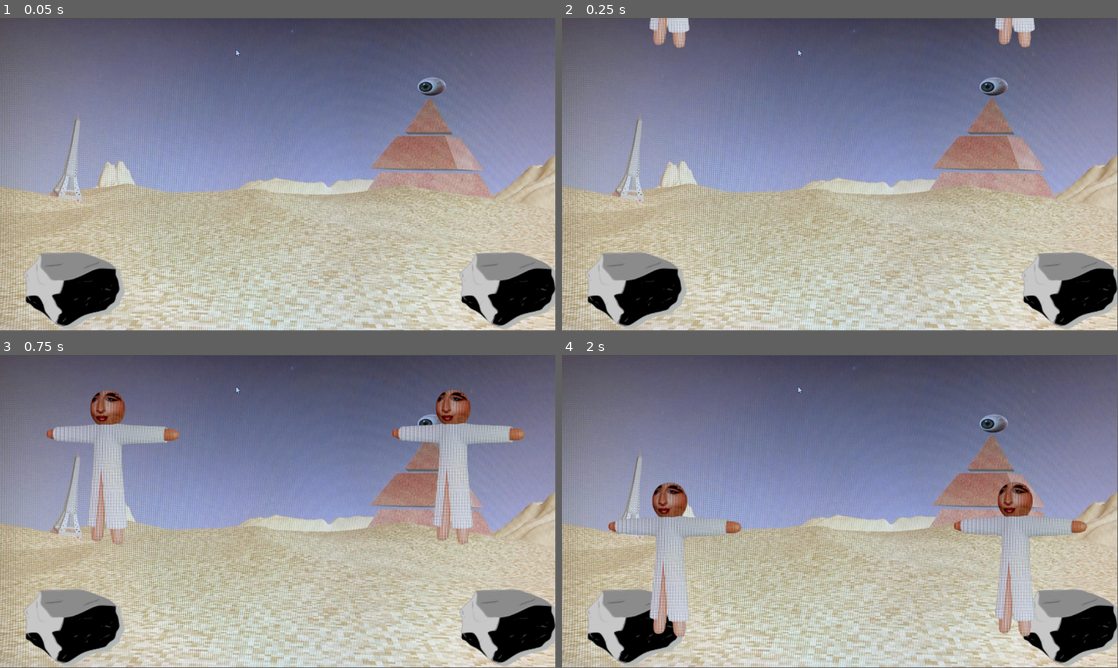
Above: before the commit, frames 1-4 (two rows, left to right).
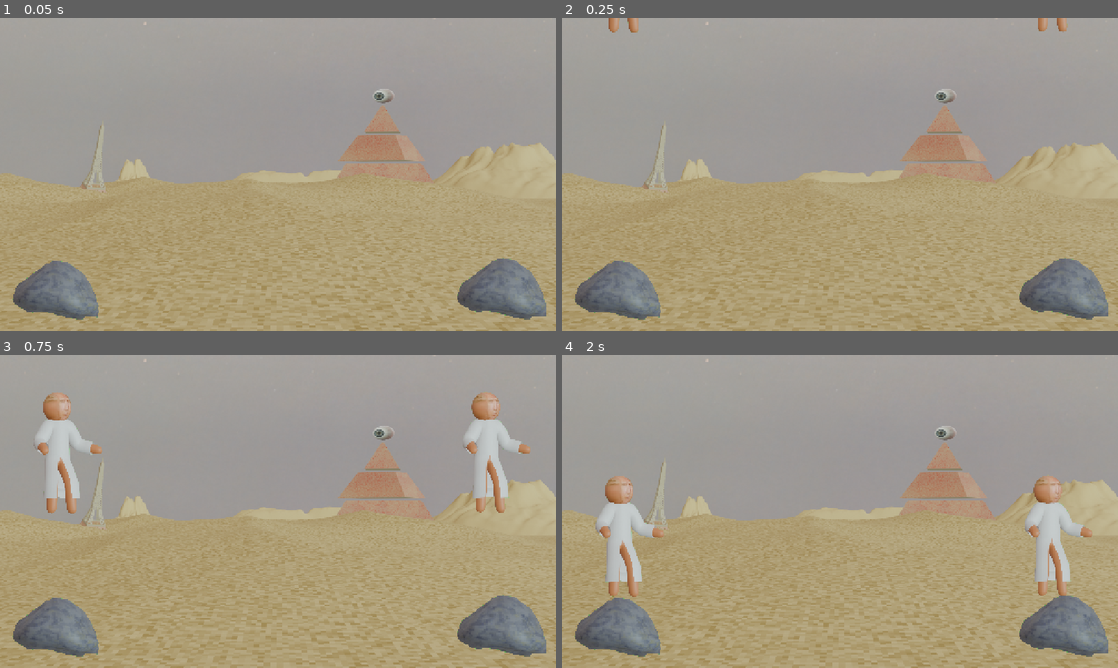
Above: after the commit, the same moments.

Repository: Anaforah/StickandStones
Game: Godot game, scene res://scenario.tscn
The game is run twice, just before and just after one commit, with the same random seed, the same clock (stepped at 60 frames per second) and the same inputs.
Inputs (mouse positions are in pixels of both pictures, inside the frame that each line leads up to):
- Up to frame 1 (0.05 s): no input
- Up to frame 2 (0.25 s): no input
- Up to frame 3 (0.75 s): move the mouse to (400, 495) at 0.52 s; click (400, 495) at 0.67 s
- Up to frame 4 (2 s): drag from (728, 527) to (812, 574) at 1.27 s
In our replay, the window is 799x449 before the commit and 800x450 after it. These sizes can differ from the game's own. Grey fills any space a smaller window leaves; there, only what the larger window draws over its background counts as a difference.

The runs differ from the first frame. In frame 1, 92% of the frame differs, in the area x 0-100%, y 0-100%; in frame 2, 92%; in frame 3, 92%; in frame 4, 92%.

Commit message:
Add Sounds and Ajust Canva Size

Diff:
--- a/object_rock.gd
+++ b/object_rock.gd
@@ -2,13 +2,20 @@
 
 @onready var sprite_left: Sprite2D = $rock
 @onready var sprite_right: Sprite2D = $roleta
+@onready var switch_sound: AudioStreamPlayer2D = $switch_sound
 
 var dragging := false
-var switched := false  # controla se a troca já aconteceu
-var side := ""        # lado inicial do sprite: "left" ou "right"
+var switched := false
+var side := ""
+
+var achievement_sounds: Array[AudioStream] = []
+
 
 func _ready():
-	# Detecta automaticamente em qual lado o sprite_left está
+	# Carrega todos os sons da pasta achievement
+	_load_achievement_sounds()
+
+	# Detecta automaticamente o lado inicial do sprite_left
 	var screen_width = get_viewport_rect().size.x
 	if sprite_left.global_position.x < screen_width / 2:
 		side = "left"
@@ -17,6 +24,19 @@
 
 	sprite_left.visible = true
 	sprite_right.visible = false
+
+
+func _load_achievement_sounds():
+	var dir := DirAccess.open("res://Sons/Achievement")
+	if dir:
+		for file_name in dir.get_files():
+			if file_name.ends_with(".wav") or file_name.ends_with(".ogg") or file_name.ends_with(".mp3"):
+				var sound: AudioStream = load("res://Sons/Achievement/" + file_name)
+				if sound:
+					achievement_sounds.append(sound)
+	else:
+		push_error("⚠ ERRO: Pasta res://Sons/Achievement/ não encontrada!")
+
 
 func _input(event):
 	if event is InputEventMouseButton and event.button_index == MOUSE_BUTTON_LEFT:
@@ -27,22 +47,26 @@
 		else:
 			dragging = false
 
-func _process(delta):
+
+func _process(_delta):
 	if dragging:
 		var mouse_pos = get_global_mouse_position()
 
 		if not switched:
-			# Arrasta o sprite visível normalmente
-			sprite_left.global_position = mouse_pos if sprite_left.visible else sprite_right.global_position
+			# Movimento normal antes da troca
+			if sprite_left.visible:
+				sprite_left.global_position = mouse_pos
+			else:
+				sprite_right.global_position = mouse_pos
+
 			_check_switch(mouse_pos)
 		else:
-			# Depois de trocar, limita o movimento ao lado correspondente
+			# Depois da troca: bloquear movimento do outro lado
 			var screen_width = get_viewport_rect().size.x
+
 			if side == "left":
-				# Sprite inicial à esquerda: depois de troca, travado no lado direito
 				mouse_pos.x = max(screen_width / 2, mouse_pos.x)
 			else:
-				# Sprite inicial à direita: depois de troca, travado no lado esquerdo
 				mouse_pos.x = min(screen_width / 2, mouse_pos.x)
 
 			if sprite_right.visible:
@@ -50,8 +74,12 @@
 			else:
 				sprite_left.global_position = mouse_pos
 
+
 func _check_switch(mouse_pos: Vector2) -> void:
 	var screen_width = get_viewport_rect().size.x
+
+	if switched:
+		return  # nunca troca duas vezes
 
 	if sprite_left.visible:
 		if side == "left" and mouse_pos.x >= screen_width / 2:
@@ -59,16 +87,22 @@
 		elif side == "right" and mouse_pos.x <= screen_width / 2:
 			_do_switch()
 
+
 func _do_switch() -> void:
 	var current_pos = (sprite_left if sprite_left.visible else sprite_right).global_position
 
 	sprite_left.visible = not sprite_left.visible
 	sprite_right.visible = not sprite_right.visible
 
-	# Mantém posição do novo sprite
 	if sprite_left.visible:
 		sprite_left.global_position = current_pos
 	else:
 		sprite_right.global_position = current_pos
 
 	switched = true
+
+	# 🔊 SOM RANDOM
+	if achievement_sounds.size() > 0:
+		var random_sound = achievement_sounds[randi() % achievement_sounds.size()]
+		switch_sound.stream = random_sound
+		switch_sound.play()
--- a/project.godot
+++ b/project.godot
@@ -14,3 +14,15 @@
 run/main_scene="uid://bh1uemrm3v7ww"
 config/features=PackedStringArray("4.5", "Forward Plus")
 config/icon="res://icon.svg"
+
+[display]
+
+window/size/viewport_width=1280
+window/size/viewport_height=720
+window/size/borderless=true
+window/stretch/mode="canvas_items"
+
+[rendering]
+
+renderer/rendering_method="gl_compatibility"
+renderer/rendering_method.mobile="gl_compatibility"
--- a/scenario.tscn
+++ b/scenario.tscn
@@ -1,11 +1,12 @@
-[gd_scene load_steps=10 format=3 uid="uid://bh1uemrm3v7ww"]
+[gd_scene load_steps=11 format=3 uid="uid://bh1uemrm3v7ww"]
 
-[ext_resource type="Texture2D" uid="uid://dximoscim5bcn" path="res://scenario.png" id="1_0p530"]
+[ext_resource type="Texture2D" uid="uid://dngsog1h56ch" path="res://Imagens/cenario1.png" id="1_fklsw"]
 [ext_resource type="Script" uid="uid://cdfuhp3gphh4" path="res://character_body_2d.gd" id="2_bmpdm"]
-[ext_resource type="Texture2D" uid="uid://covev3p733w7v" path="res://character.svg" id="2_cwpiv"]
-[ext_resource type="Texture2D" uid="uid://dkwm7qak03d36" path="res://pedra.svg" id="4_fklsw"]
+[ext_resource type="Texture2D" uid="uid://bwymi5bom7h4f" path="res://Imagens/Man.png" id="3_6dm4g"]
 [ext_resource type="Script" uid="uid://b0seb2crr1kbp" path="res://object_rock.gd" id="4_s7a3y"]
+[ext_resource type="Texture2D" uid="uid://b0pb22j7fnebo" path="res://Imagens/Pedra.png" id="5_a05x2"]
 [ext_resource type="Texture2D" uid="uid://owfgknt37pou" path="res://roleta.png" id="6_a05x2"]
+[ext_resource type="AudioStream" uid="uid://c0ep3quuqvos4" path="res://Sons/BackgroundMusic/classical-piano-waltz-350054.mp3" id="7_6dm4g"]
 
 [sub_resource type="Animation" id="Animation_p3jsh"]
 length = 0.001
@@ -68,9 +69,9 @@
 metadata/_edit_horizontal_guides_ = [-41.0]
 
 [node name="Scenario" type="Sprite2D" parent="."]
-position = Vector2(197.54022, 112.06598)
-scale = Vector2(0.22626628, 0.22545597)
-texture = ExtResource("1_0p530")
+position = Vector2(213.85606, 120.25)
+scale = Vector2(0.22379528, 0.22299385)
+texture = ExtResource("1_fklsw")
 
 [node name="AnimationPlayer" type="AnimationPlayer" parent="."]
 
@@ -79,9 +80,9 @@
 script = ExtResource("2_bmpdm")
 
 [node name="Sprite2D" type="Sprite2D" parent="AnimationPlayer/CharacterBody2D"]
-position = Vector2(227, 120)
-scale = Vector2(0.768, 0.818)
-texture = ExtResource("2_cwpiv")
+position = Vector2(139.75, 106)
+scale = Vector2(0.2812334, 0.29954287)
+texture = ExtResource("3_6dm4g")
 
 [node name="CollisionShape2D" type="CollisionShape2D" parent="AnimationPlayer/CharacterBody2D"]
 
@@ -98,9 +99,9 @@
 script = ExtResource("2_bmpdm")
 
 [node name="Sprite2D" type="Sprite2D" parent="AnimationPlayer2/CharacterBody2D"]
-position = Vector2(943.75, 119)
-scale = Vector2(0.768, 0.818)
-texture = ExtResource("2_cwpiv")
+position = Vector2(1126.75, 105)
+scale = Vector2(0.27950785, 0.29770496)
+texture = ExtResource("3_6dm4g")
 
 [node name="CollisionShape2D" type="CollisionShape2D" parent="AnimationPlayer2/CharacterBody2D"]
 
@@ -114,24 +115,35 @@
 script = ExtResource("4_s7a3y")
 
 [node name="rock" type="Sprite2D" parent="ObjectRock"]
-position = Vector2(48.999992, 187)
-scale = Vector2(0.5630081, 0.52798986)
-texture = ExtResource("4_fklsw")
+position = Vector2(42.333332, 208.66669)
+scale = Vector2(0.08331547, 0.07813338)
+texture = ExtResource("5_a05x2")
 
 [node name="roleta" type="Sprite2D" parent="ObjectRock"]
 position = Vector2(-42.33336, -57.333344)
 scale = Vector2(0.11588541, 0.11914064)
 texture = ExtResource("6_a05x2")
 
+[node name="switch_sound" type="AudioStreamPlayer2D" parent="ObjectRock"]
+volume_db = 10.097
+
 [node name="ObjectRock2" type="Node2D" parent="."]
 script = ExtResource("4_s7a3y")
 
 [node name="rock" type="Sprite2D" parent="ObjectRock2"]
-position = Vector2(350.33334, 187)
-scale = Vector2(0.5630081, 0.52798986)
-texture = ExtResource("4_fklsw")
+position = Vector2(384.6667, 207.66667)
+scale = Vector2(0.0865528, 0.081169344)
+texture = ExtResource("5_a05x2")
 
 [node name="roleta" type="Sprite2D" parent="ObjectRock2"]
 position = Vector2(-42.33336, -57.333344)
 scale = Vector2(0.11588541, 0.11914064)
 texture = ExtResource("6_a05x2")
+
+[node name="switch_sound" type="AudioStreamPlayer2D" parent="ObjectRock2"]
+volume_db = 10.097
+
+[node name="Ambient sound" type="AudioStreamPlayer" parent="."]
+stream = ExtResource("7_6dm4g")
+volume_db = -15.0
+autoplay = true
Not shown, added: Imagens/Extintor.png.import
Not shown, added: Imagens/Man.png.import
Not shown, added: Imagens/Pa.png.import
Not shown, added: Imagens/Pedra.png.import
Not shown, added: Imagens/cenario1.png.import
Not shown, added: Sons/Achievement/Egg sound-effect-5002.mp3.import
Not shown, added: Sons/Achievement/chicken.mp3.import
Not shown, added: Sons/BackgroundMusic/classical-piano-waltz-350054.mp3.import
Not shown, added: Sons/BackgroundMusic/rock-439492.mp3.import
Not shown, added: Sons/Objetos/Door Inch sound-effect-2294.mp3.import
Not shown, added: Sons/Objetos/Grenade Explosion sound-effect-981.mp3.import
Not shown, added: Sons/Objetos/sfx_menu_accept-194461.mp3.import
(and 17 more such lines)
